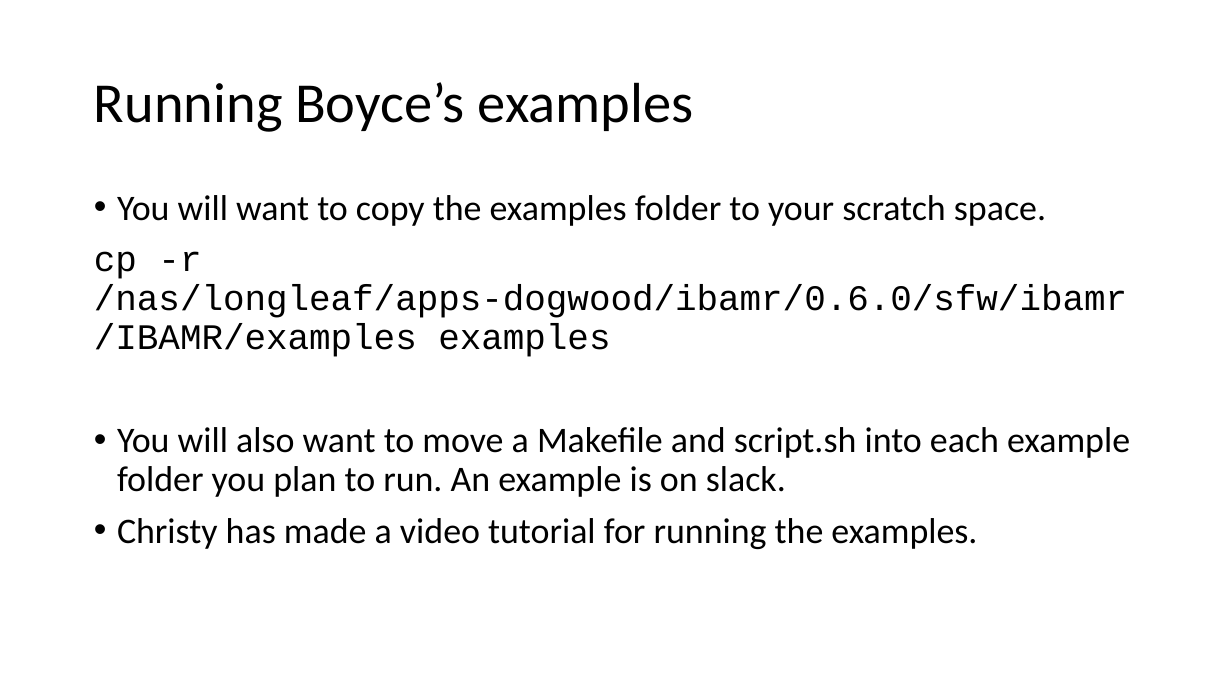
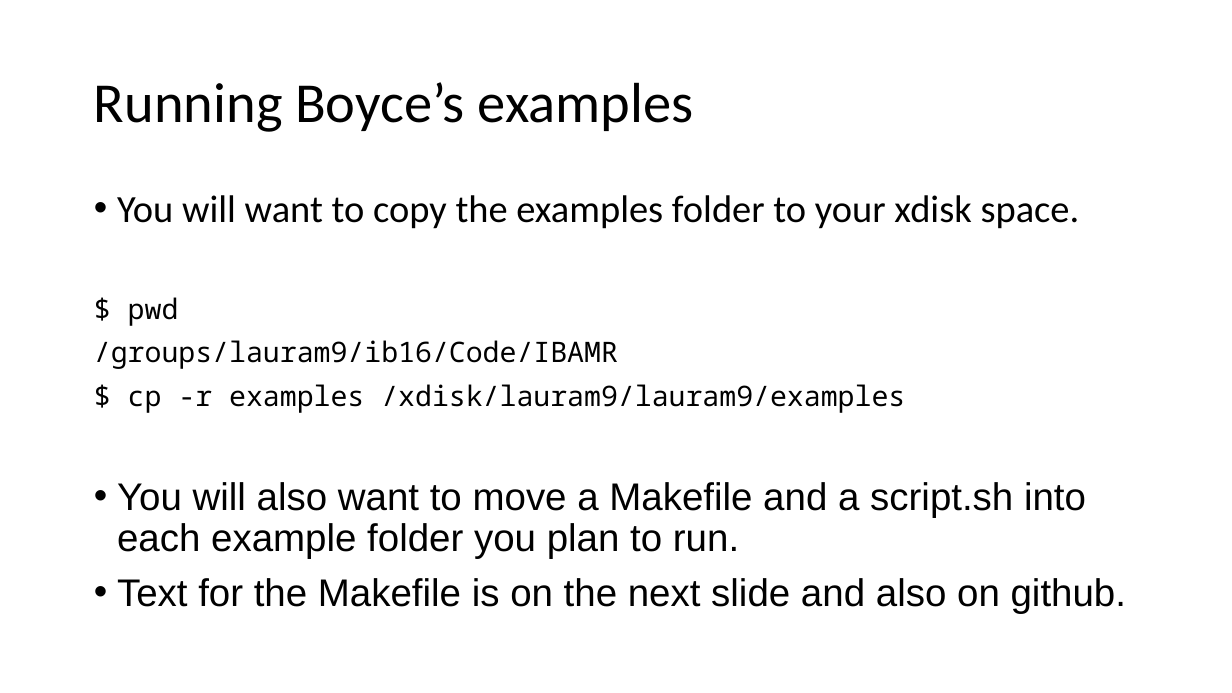
Before and after one commit to fairyflies9/IBAMR-Tutorials, a slide deck: slide 3 of IBAMR Lectures/Lecture 6 – What do Boyce’s examples do.pptx. Drawn at 1232x693 pixels with LibreOffice and Linux fonts; fonts in the diff are those of the drawing. Boxes give left, top, right and bottom in pixels: in the first picture for what was removed or moved away, otherwise in the second. Text is boxed around its words. In the diff, an @@ line names an element or a change of style, - is before the commit and + after.

Commit message:
Updated Boyce's examples

```diff
--- a/IBAMR Lectures/Lecture 6 – What do Boyce’s examples do.pptx
+++ b/IBAMR Lectures/Lecture 6 – What do Boyce’s examples do.pptx
@@ text at <box>94,195,1126,613</box>: text changed; size 28 to 30 pt; font Calibri to Arial @@
-• You will want to copy the examples folder to your scratch space.
-cp -r /nas/longleaf/apps-dogwood/ibamr/0.6.0/sfw/ibamr/IBAMR/examples examples
-• You will also want to move a Makefile and script.sh into each example folder you plan to run. An example is on slack.
-• Christy has made a video tutorial for running the examples.
+• You will want to copy the examples folder to your xdisk space.
+$ pwd
+/groups/lauram9/ib16/Code/IBAMR
+$ cp -r examples /xdisk/lauram9/lauram9/examples
+• You will also want to move a Makefile and a script.sh into each example folder you plan to run.
+• Text for the Makefile is on the next slide and also on github.
```
Also in this commit, not shown: 2 slides added, 5 other files.
